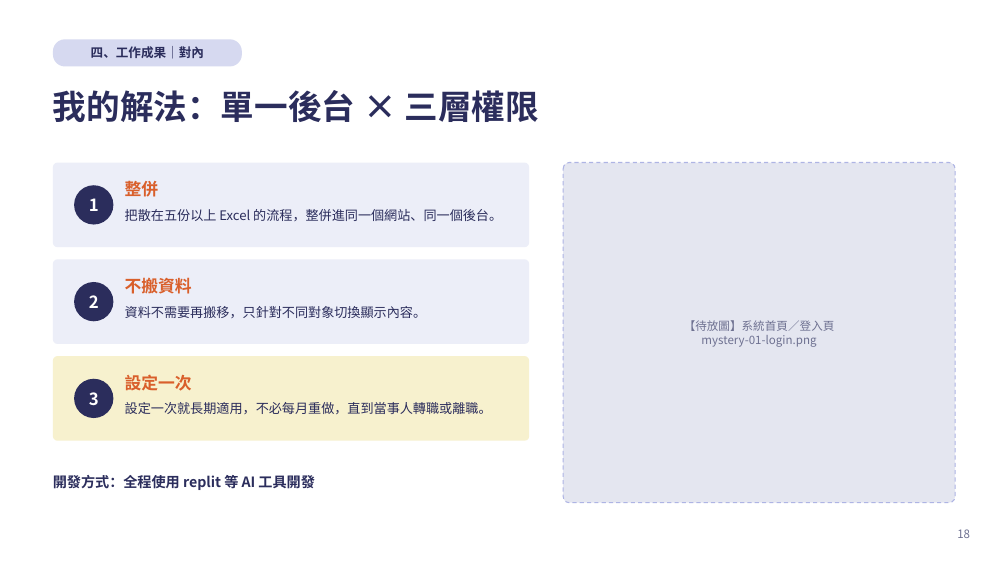
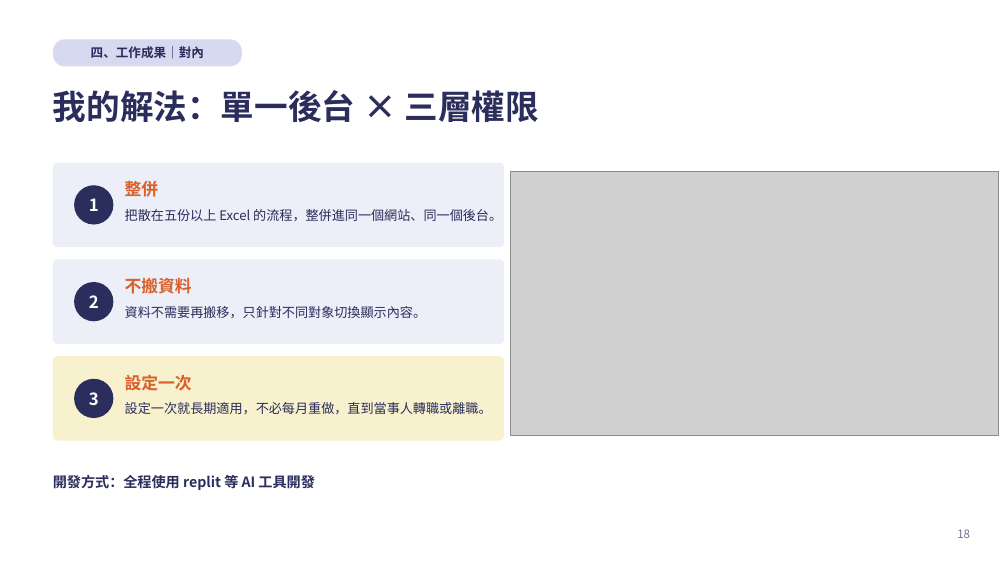
Before and after one commit to kirihuang-bit/freshman-report, a slide deck: slide 18 of 黃家朗新人報告.pptx. Drawn at 1008x567 pixels with LibreOffice and Linux fonts; fonts in the diff are those of the drawing; grey boxes stand for pictures. Boxes give left, top, right and bottom in pixels: in the first picture for what was removed or moved away, otherwise in the second. Text is boxed around its words. In the diff, an @@ line names an element or a change of style, - is before the commit and + after.

```diff
--- a/黃家朗新人報告.pptx
+++ b/黃家朗新人報告.pptx
@@ rounded rectangle resized from (x1=53, y1=163, x2=529, y2=247) to (x1=53, y1=163, x2=504, y2=247) @@
@@ picture added at (x1=510, y1=171, x2=999, y2=436) @@
@@ rounded rectangle removed at (x1=563, y1=163, x2=955, y2=503) @@
@@ rounded rectangle resized from (x1=53, y1=259, x2=529, y2=344) to (x1=53, y1=259, x2=504, y2=344) @@
@@ text removed at (x1=684, y1=320, x2=835, y2=347) @@
-【待放圖】系統首頁／登入頁
-mystery-01-login.png
@@ rounded rectangle resized from (x1=53, y1=356, x2=529, y2=441) to (x1=53, y1=356, x2=504, y2=441) @@
```
Also in this commit, not shown: 5 other slides changed, 5 slides added, 7 slides removed, 1 other file.
